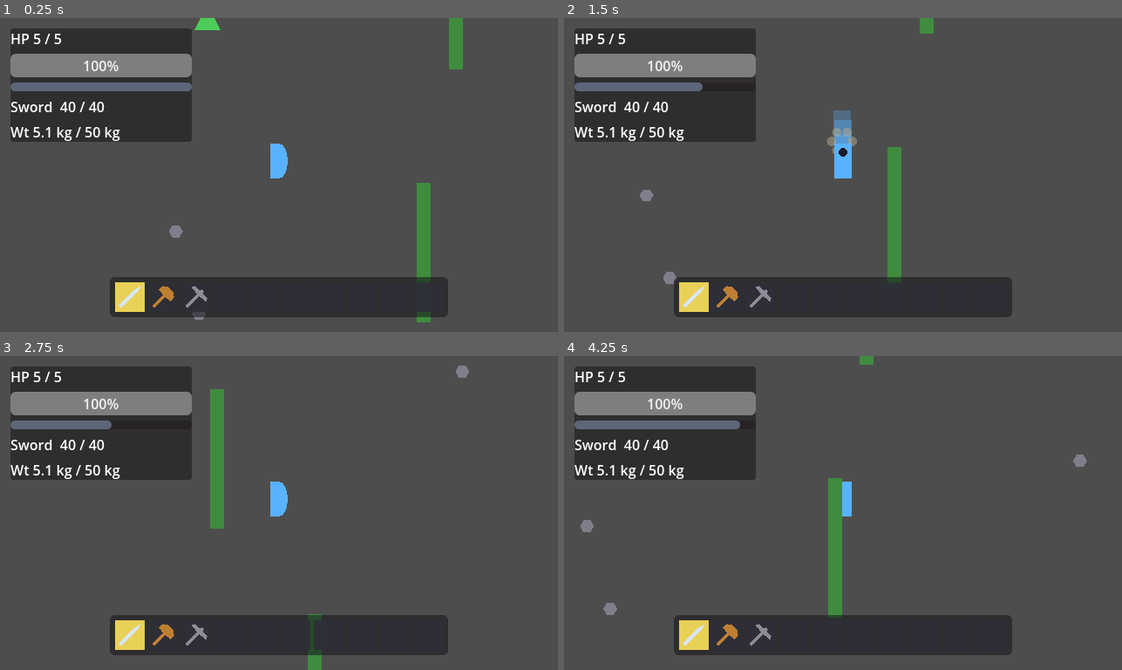
Above: before the commit, frames 1-4 (two rows, left to right).
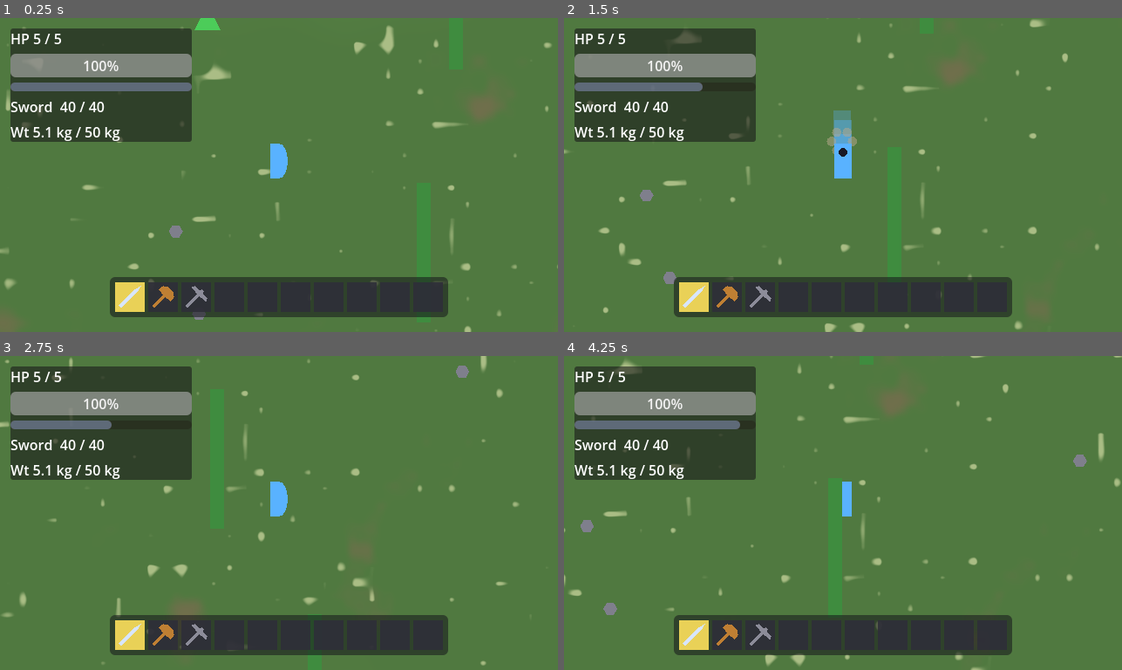
Above: after the commit, the same moments.

Repository: edgarsdzgz/kenslash
Game: Godot game, scene res://world/streaming_world.tscn
Two runs of this game, one before a commit and one after it. Both use one fixed random seed, a clock stepped at 60 frames per second and the inputs below.
Inputs (mouse positions are in pixels of both pictures, inside the frame that each line leads up to):
- Up to frame 1 (0.25 s): no input
- Up to frame 2 (1.5 s): tap Enter at 0.5 s; move the mouse to (965, 159) at 0.52 s; hold D (move_right) 0.53-1.28 s; click (965, 159) at 0.6 s; move the mouse to (731, 190) at 1.27 s; hold S (move_down) from 1.28 s (still down); tap Space (dodge) at 1.35 s
- Up to frame 3 (2.75 s): move the mouse to (334, 443) at 2.02 s; release S (move_down) at 2.03 s; hold D (move_right) from 2.03 s (still down); hold Shift (sprint) from 2.03 s (still down)
- Up to frame 4 (4.25 s): move the mouse to (815, 575) at 2.77 s; release D (move_right) at 2.78 s; release Shift (sprint) at 2.78 s; hold W (move_up) 2.78-3.53 s; tap F (the_action_button) at 2.85 s; click (815, 575) at 2.92 s; move the mouse to (1010, 560) at 3.52 s; hold A (move_left) from 3.53 s (still down); tap G (toggle_hotbar_unlock) at 3.6 s

The runs differ from the first frame. In frame 1, 79% of the frame differs, in the area x 0-100%, y 0-100%; in frame 2, 79%; in frame 3, 79%; in frame 4, 79%.

Commit message:
feat(world): meadow biome ground via world-anchored noise shader
Replace the flat gray streaming_world background with a splotchy grassy
meadow. A full-screen ColorRect on a layer -100 CanvasLayer runs
world/meadow_ground.gdshader, which reconstructs each fragment's WORLD
position from camera screen-center + zoom + viewport (fed per-frame by
streaming_world._process) and samples value/FBM noise of that world coord
to blend a green palette + sparse dirt + rare flower specks. World-anchored
so the meadow scrolls with the world as the camera follows the player;
deterministic (no TIME/RNG). Behind all layer-0 content; no per-chunk nodes.

Implements design-environment.md #1 (DECIDED: noise shader).
Suite 313 -> 317 PASS / 0 FAIL; streaming baselines unchanged; main.tscn untouched.

Diff:
--- a/tests/smoke_slash.gd
+++ b/tests/smoke_slash.gd
@@ -100,6 +100,9 @@
 	# --- Playable loop D2 HUD (self-contained: instantiates streaming_world.tscn) -
 	await TestHud.new().run(ctx)
 
+	# --- Meadow ground (self-contained: instantiates streaming_world.tscn) --------
+	await TestGround.new().run(ctx)
+
 	# --- Encumbrance E-weight (self-contained: own two players driven at remote coords) ---
 	await TestEncumbrance.new().run(ctx)
 
--- /dev/null
+++ b/tests/test_ground.gd
@@ -0,0 +1,50 @@
+class_name TestGround extends RefCounted
+## Meadow biome ground (design-environment.md #1, DECIDED: a noise shader) -- STRUCTURAL leg.
+## Instantiates the shipped streaming_world.tscn and proves the ground background is wired the
+## way the design requires: a background node exists, it draws BEHIND the world content (a LOW
+## CanvasLayer, negative `layer`), and it carries a ShaderMaterial whose shader IS the meadow
+## shader with a palette uniform set. Headless CANNOT read rendered pixels, so this asserts the
+## node/material STRUCTURE only -- never a sampled colour. Self-contained: builds its own
+## streaming_world instance, frees it at the end, and touches no game state.
+
+
+func run(ctx: TestContext) -> void:
+	print("[ground] --- meadow ground: background shader layer behind the world ---")
+	var sw_scene: PackedScene = load("res://world/streaming_world.tscn")
+	ctx.check(sw_scene != null,
+		"streaming_world.tscn loads (hosts the meadow ground layer)",
+		"streaming_world.tscn failed to load")
+	if sw_scene == null:
+		return
+	var sw: Node2D = sw_scene.instantiate()
+	ctx.tree.root.add_child(sw)
+	await ctx.settle_idle()
+
+	# The ground lives on a CanvasLayer whose negative `layer` draws it BEHIND the default
+	# layer-0 world content (ChunkManager + entities) -- so the meadow is a backdrop, never over.
+	var ground_layer: CanvasLayer = sw.get_node_or_null("GroundLayer") as CanvasLayer
+	ctx.check(ground_layer != null and ground_layer.layer < 0,
+		"ground background is a CanvasLayer BEHIND the world (layer " + str(ground_layer.layer if ground_layer != null else 0) + " < 0)",
+		"ground CanvasLayer missing or not behind the world content")
+
+	# The background is a full-rect ColorRect carrying a ShaderMaterial whose shader is the
+	# meadow shader -- the noise-shader biome technique the design DECIDED on.
+	var ground: ColorRect = sw.get_node_or_null("GroundLayer/Ground") as ColorRect
+	var mat: ShaderMaterial = ground.material as ShaderMaterial if ground != null else null
+	var shader_ok: bool = mat != null and mat.shader != null \
+		and mat.shader.resource_path == "res://world/meadow_ground.gdshader"
+	ctx.check(shader_ok,
+		"ground ColorRect carries a ShaderMaterial running meadow_ground.gdshader",
+		"ground ShaderMaterial/shader not wired to meadow_ground.gdshader")
+
+	# A palette uniform is set (the meadow greens, not gray) -- proves the material is configured,
+	# not a bare default shader. We assert presence/type only, never a rendered colour.
+	var base_green: Variant = mat.get_shader_parameter("base_green") if mat != null else null
+	ctx.check(base_green is Color,
+		"ground material sets the base_green palette uniform (" + str(base_green) + ")",
+		"ground material base_green palette uniform not set")
+
+	sw.queue_free()
+	await ctx.tree.physics_frame
+
+# Verified against: Godot 4.7.1 (2026-07-19)
--- /dev/null
+++ b/world/meadow_ground.gdshader
@@ -0,0 +1,92 @@
+// Meadow biome ground (design-environment.md #1, DECIDED: noise shader).
+//
+// Renders a splotchy grassy meadow into a full-screen background ColorRect that sits on a
+// LOW CanvasLayer BEHIND the streamed world + entities. The pattern is anchored to WORLD
+// space (not screen space): each fragment reconstructs the world position under it from the
+// camera's screen-center + zoom + viewport size (fed as uniforms by streaming_world.gd every
+// frame), then samples low-frequency value/FBM noise of THAT world position to blend a green
+// palette. So panning the camera scrolls the meadow under the view -- it never shimmers or
+// stays put in screen space. Fully DETERMINISTIC: no TIME, no per-pixel randomness beyond the
+// value-noise hash of the world coordinate (a subtle wind sway is a future, opt-in nicety).
+//
+// Layers, cheapest first:
+//   * macro FBM   -> large smooth light/dark green variation (kills the flat-gray look).
+//   * dirt FBM    -> sparse mid-frequency brown patches (bare earth showing through).
+//   * flower value-> rare high-frequency pale specks (flower accents).
+shader_type canvas_item;
+render_mode unshaded;
+
+// --- World-mapping uniforms (updated per frame from streaming_world.gd) ---------------------
+// Camera screen-center in WORLD pixels (Camera2D.get_screen_center_position()).
+uniform vec2 cam_center = vec2(0.0, 0.0);
+// Camera2D.zoom (higher = more zoomed in; world-per-screen-pixel = 1.0 / zoom).
+uniform vec2 cam_zoom = vec2(1.0, 1.0);
+// Viewport size in pixels (get_viewport_rect().size).
+uniform vec2 viewport_size = vec2(1152.0, 648.0);
+
+// --- Palette uniforms (tunable; defaults from design-environment.md "1. Meadow biome ground") -
+uniform vec3 base_green : source_color = vec3(0.36, 0.54, 0.29);
+uniform vec3 light_green : source_color = vec3(0.44, 0.63, 0.33);
+uniform vec3 dark_green : source_color = vec3(0.29, 0.44, 0.23);
+uniform vec3 dirt_color : source_color = vec3(0.48, 0.42, 0.31);
+uniform vec3 flower_color : source_color = vec3(0.90, 0.92, 0.70);
+
+// --- Noise frequencies (cycles per world pixel; low = large smooth blobs) -------------------
+uniform float macro_freq = 0.0016;
+uniform float dirt_freq = 0.010;
+uniform float flower_freq = 0.055;
+
+// Hash a 2D lattice point to a scalar in [0, 1) (deterministic value-noise source).
+float hash21(vec2 p) {
+	p = fract(p * vec2(123.34, 345.45));
+	p += dot(p, p + 34.345);
+	return fract(p.x * p.y);
+}
+
+// Bilinear value noise with a smoothstep fade -> smooth blobs, no grid seams.
+float vnoise(vec2 p) {
+	vec2 i = floor(p);
+	vec2 f = fract(p);
+	vec2 u = f * f * (3.0 - 2.0 * f);
+	float a = hash21(i);
+	float b = hash21(i + vec2(1.0, 0.0));
+	float c = hash21(i + vec2(0.0, 1.0));
+	float d = hash21(i + vec2(1.0, 1.0));
+	return mix(mix(a, b, u.x), mix(c, d, u.x), u.y);
+}
+
+// 4-octave fractal Brownian motion for richer, less repetitive variation.
+float fbm(vec2 p) {
+	float v = 0.0;
+	float amp = 0.5;
+	for (int i = 0; i < 4; i++) {
+		v += amp * vnoise(p);
+		p *= 2.0;
+		amp *= 0.5;
+	}
+	return v;
+}
+
+void fragment() {
+	// Reconstruct this fragment's WORLD position: screen-center + the pixel offset from the
+	// screen middle, converted screen->world by dividing out the camera zoom. This is the
+	// world-anchored invariant -- the noise below is sampled in world space, so it scrolls
+	// with the world as the camera follows the player.
+	vec2 world = cam_center + (SCREEN_UV - vec2(0.5)) * viewport_size / cam_zoom;
+
+	// Macro greens: large smooth light<->dark blend, then nudged toward the base green so the
+	// meadow reads as one biome rather than two flat tints.
+	float macro = fbm(world * macro_freq);
+	vec3 col = mix(dark_green, light_green, smoothstep(0.30, 0.70, macro));
+	col = mix(col, base_green, 0.35);
+
+	// Sparse dirt patches: only the high tail of a mid-frequency FBM shows bare earth.
+	float dirt = fbm(world * dirt_freq + vec2(31.7, 12.3));
+	col = mix(col, dirt_color, smoothstep(0.68, 0.86, dirt) * 0.75);
+
+	// Rare pale flower specks: the very high tail of a high-frequency value field.
+	float flower = vnoise(world * flower_freq + vec2(7.1, 91.2));
+	col = mix(col, flower_color, smoothstep(0.90, 0.97, flower) * 0.6);
+
+	COLOR = vec4(col, 1.0);
+}
--- a/world/streaming_world.gd
+++ b/world/streaming_world.gd
@@ -15,6 +15,12 @@
 ## player below so it can READ live health/tool/durability/hotbar state without the player
 ## ever reaching into the UI (or growing a new signal for it).
 @onready var _hud: Hud = $HUD
+## Meadow ground (design-environment.md #1). A full-screen ColorRect on a LOW CanvasLayer
+## (layer -100 -> draws BEHIND the streamed world + entities) running world/meadow_ground.gdshader.
+## Its ShaderMaterial samples world-space noise to paint a splotchy meadow; the camera pair below
+## is what keeps the pattern anchored to WORLD space instead of sliding with the screen.
+@onready var _ground_mat: ShaderMaterial = ($GroundLayer/Ground as ColorRect).material as ShaderMaterial
+@onready var _camera: Camera2D = $Player/Camera2D
 
 
 func _ready() -> void:
@@ -30,4 +36,17 @@
 	print("[streaming_world] ready -- streaming a %d-chunk set around the player" % [
 		(2 * _manager.load_radius + 1) * (2 * _manager.load_radius + 1)])
 
-# Verified against: Godot 4.7.1 (2026-07-17)
+
+## Meadow ground world-anchoring feed (design-environment.md #1). Each frame, hand the ground
+## shader the camera's screen-center (in WORLD pixels), zoom, and viewport size so it can
+## reconstruct the world position under every fragment. THIS is the world-anchored invariant:
+## as the Camera2D follows the player, the meadow noise scrolls WITH the world rather than
+## staying fixed to the screen (which would shimmer). A few cheap uniform writes, no game state.
+func _process(_delta: float) -> void:
+	if _ground_mat == null:
+		return
+	_ground_mat.set_shader_parameter("cam_center", _camera.get_screen_center_position())
+	_ground_mat.set_shader_parameter("cam_zoom", _camera.zoom)
+	_ground_mat.set_shader_parameter("viewport_size", get_viewport_rect().size)
+
+# Verified against: Godot 4.7.1 (2026-07-19)
--- a/world/streaming_world.tscn
+++ b/world/streaming_world.tscn
@@ -1,13 +1,39 @@
-[gd_scene load_steps=4 format=4]
+[gd_scene load_steps=7 format=4]
 
 [ext_resource type="Script" path="res://world/streaming_world.gd" id="1_sw"]
 [ext_resource type="Script" path="res://world/chunk_manager.gd" id="2_mgr"]
 [ext_resource type="PackedScene" path="res://player/player.tscn" id="3_player"]
 [ext_resource type="PackedScene" path="res://ui/hud.tscn" id="4_hud"]
+[ext_resource type="Shader" path="res://world/meadow_ground.gdshader" id="5_ground"]
+
+[sub_resource type="ShaderMaterial" id="ShaderMaterial_ground"]
+shader = ExtResource("5_ground")
+shader_parameter/cam_center = Vector2(0, 0)
+shader_parameter/cam_zoom = Vector2(1, 1)
+shader_parameter/viewport_size = Vector2(1152, 648)
+shader_parameter/base_green = Color(0.36, 0.54, 0.29, 1)
+shader_parameter/light_green = Color(0.44, 0.63, 0.33, 1)
+shader_parameter/dark_green = Color(0.29, 0.44, 0.23, 1)
+shader_parameter/dirt_color = Color(0.48, 0.42, 0.31, 1)
+shader_parameter/flower_color = Color(0.9, 0.92, 0.7, 1)
+shader_parameter/macro_freq = 0.0016
+shader_parameter/dirt_freq = 0.01
+shader_parameter/flower_freq = 0.055
 
 [node name="StreamingWorld" type="Node2D"]
 y_sort_enabled = true
 script = ExtResource("1_sw")
+
+[node name="GroundLayer" type="CanvasLayer" parent="."]
+layer = -100
+
+[node name="Ground" type="ColorRect" parent="GroundLayer"]
+material = SubResource("ShaderMaterial_ground")
+anchors_preset = 15
+anchor_right = 1.0
+anchor_bottom = 1.0
+grow_horizontal = 2
+grow_vertical = 2
 
 [node name="ChunkManager" type="Node2D" parent="."]
 y_sort_enabled = true
Not shown, added: tests/test_ground.gd.uid
Not shown, added: world/meadow_ground.gdshader.uid
